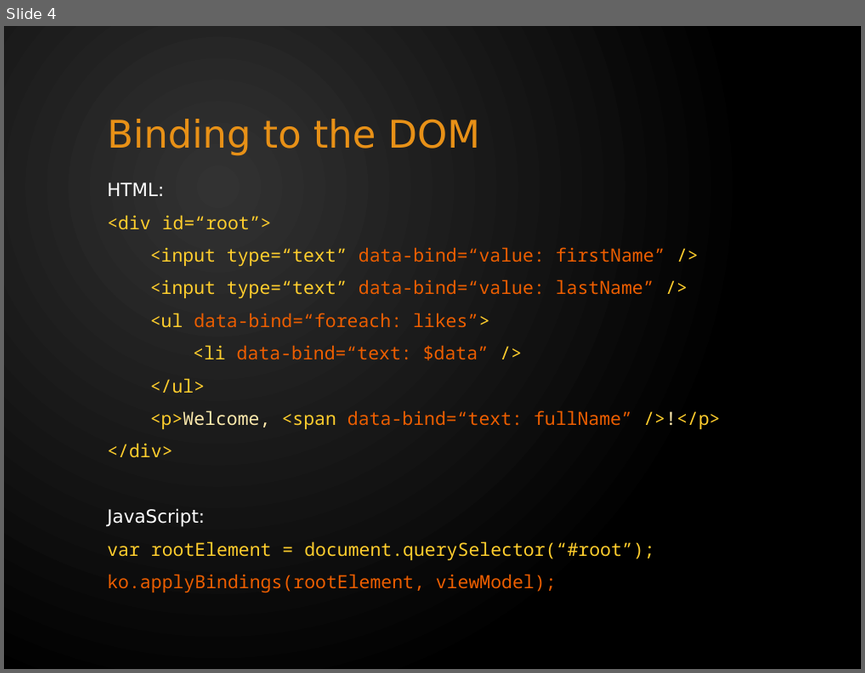
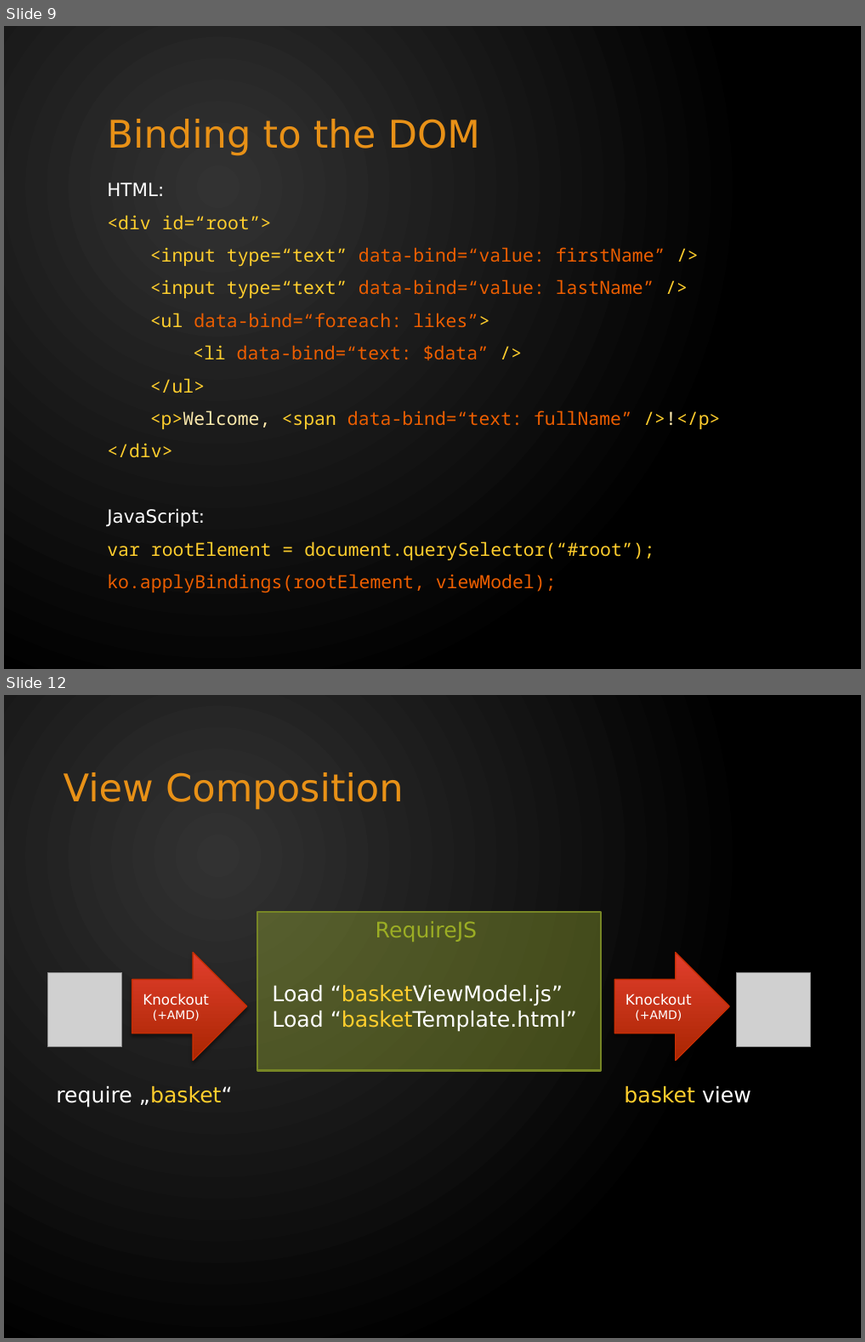
Before and after one commit to tomas-skalicky/c24.PizzaDiNoccatello, a slide deck: docs/Knockout - Quick Intro.pptx. Shown one above the other, each under a label of ours: slide 4 before the commit, slides 9 and 12 after it; the slides between them are not shown. The pictures are 865x673 and 865x1342 pixels, drawn with LibreOffice and Linux fonts; fonts in the diff are those of the drawing; grey boxes stand for pictures. Boxes give left, top, right and bottom in pixels: in the first picture for what was removed or moved away, otherwise in the second. Text is boxed around its words. In the diff, an @@ line names an element or a change of style, - is before the commit and + after.

```diff
--- a/docs/Knockout - Quick Intro.pptx
+++ b/docs/Knockout - Quick Intro.pptx
@@ slide 12 added at (x1=4, y1=695, x2=861, y2=1338), background gradient #323232 to #000000 @@
@@ title added at (x1=64, y1=772, x2=404, y2=810), 32 pt, text #E89117 @@
+View Composition
@@ rectangle added at (x1=256, y1=912, x2=602, y2=1071), fill #A1B633 at 37% opacity, outline #778726 1.5 pt @@
@@ text added at (x1=375, y1=921, x2=477, y2=941), 18 pt, text #9BAD24 @@
+RequireJS
@@ picture added at (x1=47, y1=973, x2=122, y2=1047) @@
@@ right arrow added at (x1=132, y1=952, x2=247, y2=1060), fill gradient #E1402E to #AA2703, outline #C62D03 1 pt, 12 pt, text #FFFFFF @@
+Knockout
+(+AMD)
@@ right arrow added at (x1=615, y1=952, x2=730, y2=1060), fill gradient #E1402E to #AA2703, outline #C62D03 1 pt, 12 pt, text #FFFFFF @@
+Knockout
+(+AMD)
@@ picture added at (x1=736, y1=973, x2=811, y2=1047) @@
@@ text added at (x1=272, y1=985, x2=577, y2=1032), 18 pt, text #FFFFFF @@
+Load “basketViewModel.js”
+Load “basketTemplate.html”
@@ text added at (x1=56, y1=1086, x2=233, y2=1107), 18 pt, text #FFFFFF @@
+require „basket“
@@ text added at (x1=624, y1=1085, x2=751, y2=1103), 18 pt, text #FFCE2D @@
+basket view
@@ what was slide 4 is now slide 9 @@
```
Also in this commit, not shown: 22 other slides added, 5 slides removed.
